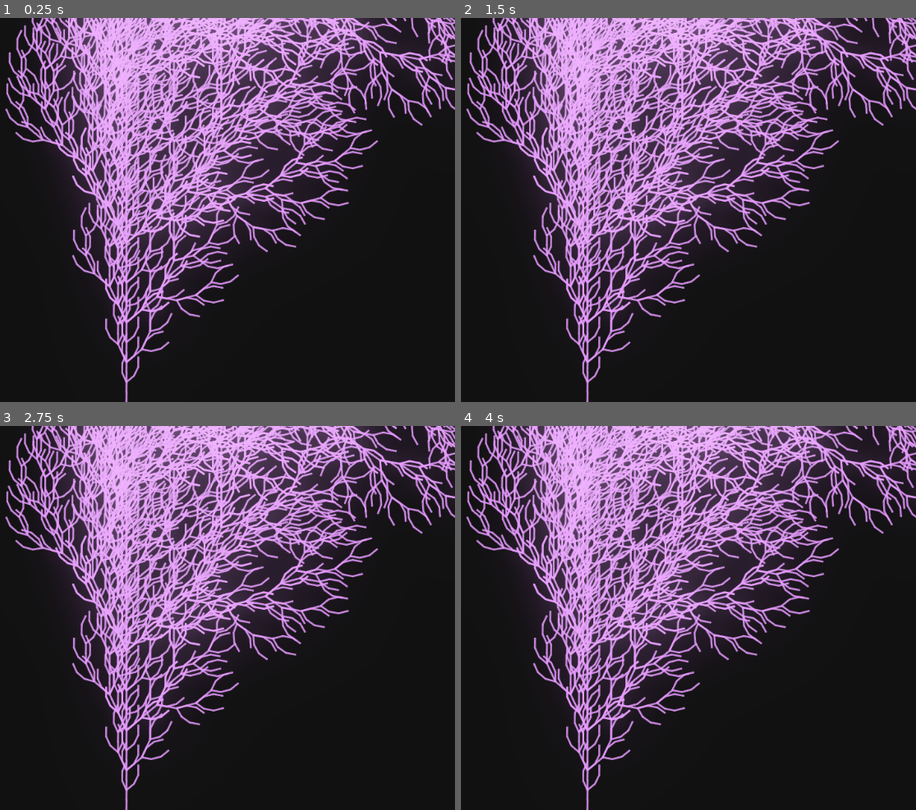
Above: before the commit, frames 1-4 (two rows, left to right).
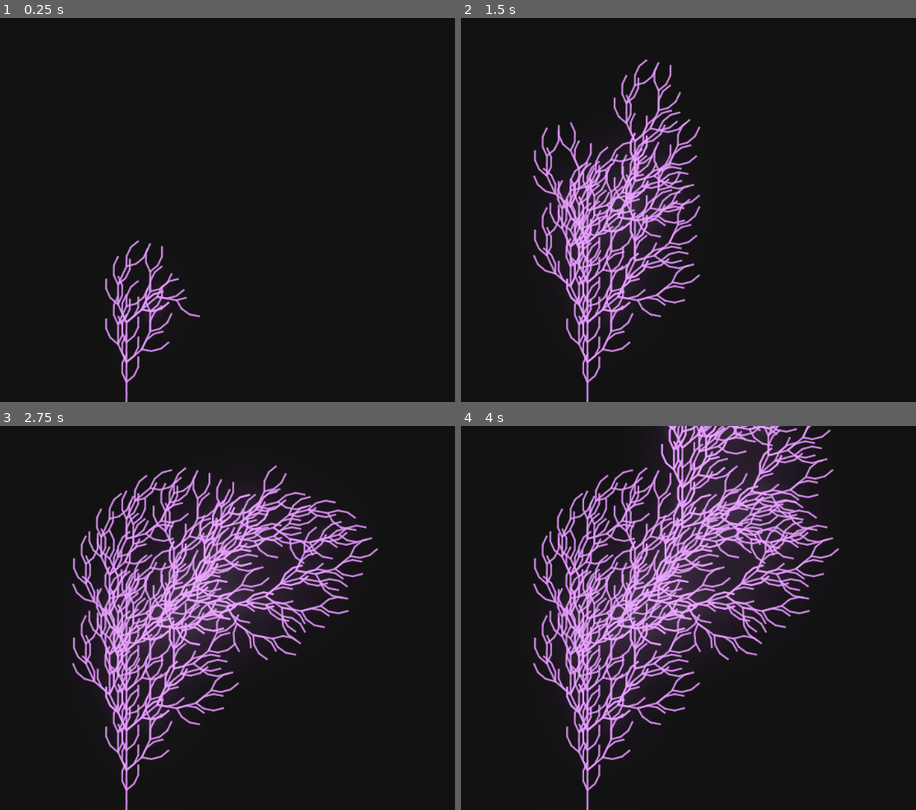
Above: after the commit, the same moments.

Repository: codatproduction/Godots-L-System
Game: Godot game, scene res://src/LSystem2D.tscn
Two runs of this game, one before a commit and one after it. Both use one fixed random seed, a clock stepped at 60 frames per second and the inputs below.
Inputs:
- Up to frame 1 (0.25 s): no input
- Up to frame 2 (1.5 s): no input
- Up to frame 3 (2.75 s): no input
- Up to frame 4 (4 s): no input

The runs differ from the first frame. In frame 1, 41% of the frame differs, in the area x 1-100%, y 0-79%; in frame 2, 33%; in frame 3, 23%; in frame 4, 20%.

Commit message:
clean up and adding type hints

Diff:
--- a/src/LSystem2D.gd
+++ b/src/LSystem2D.gd
@@ -1,13 +1,11 @@
 extends Node2D
 
+export(int) var lines_per_frame := 10
+onready var line_container: Line2D = $LineContainer
+var lines := []
 
-onready var line_container = $LineContainer
-var lines = []
 
-func _ready():
-
-	yield(get_tree(), "idle_frame")
-	yield(get_tree(), "idle_frame")
+func _ready() -> void:
 	var center = Vector2(get_viewport_rect().end.x / 2, get_viewport_rect().end.y / 2)
 	var bottom_center = Vector2(get_viewport_rect().end.x / 2, get_viewport_rect().end.y)
 	var bottom_right = Vector2(get_viewport_rect().end.x / 3 * 2, get_viewport_rect().end.y)
@@ -18,33 +16,30 @@
 	#lines = generate(bottom_center, 7, 0.57, Color(0.2, 0.7, 1.0, 0.6), 1.0, FractalPlant.new())
 
 
-
-func _process(delta):
-
+func _process(_delta: float) -> void:
 	if lines.empty():
 		return
-	var lines_per_frame = 100000
-	for index in lines_per_frame:
+
+	for _index in lines_per_frame:
 		line_container.add_child(lines.pop_front())
 		if lines.empty():
 			break
 
 
-func generate(start_position, iterations, length_reduction, color, width, rule):
+func generate(start_position: Vector2, iterations: int, length_reduction: float, color: Color, width: float, rule: Rule) -> Array:
 	var length = -200
-	var arrangement = rule.axiom
-	for i in iterations:
+	var arrangement: String = rule.axiom
+	for _index in iterations:
 		length *= length_reduction
-		var new_arrangement = ""
+		var new_arrangement := ""
 		for character in arrangement:
 			new_arrangement += rule.get_character(character)
 		arrangement = new_arrangement
 
-
-	var lines = []
+	var new_lines := []
 	var from = start_position
-	var rot = 0
-	var cache_queue = []
+	var rot := 0
+	var cache_queue := []
 	for index in arrangement:
 		match rule.get_action(index):
 			"draw_forward":
@@ -55,7 +50,7 @@
 				line.antialiased = true
 				line.add_point(from)
 				line.add_point(to)
-				lines.push_back(line)
+				new_lines.push_back(line)
 				from = to
 			"rotate_right":
 				rot += rule.angle
@@ -67,96 +62,86 @@
 				var cached_data = cache_queue.pop_back()
 				from = cached_data[0]
 				rot = cached_data[1]
-	return lines
+
+	return new_lines
 
 
 class Rule:
-	var axiom
-	var rules = {}
-	var actions = {}
-	var angle
+	var axiom: String
+	var angle: int
+	var rules := {}
+	var actions := {}
 
-	func get_character(character):
-		if rules.has(character):
-			return rules.get(character)
-		return character
+	func get_character(character: String) -> String:
+		return rules.get(character, character)
 
-	func get_action(character):
+	func get_action(character: String) -> String:
 		return actions.get(character)
 
+
 class FractalTree extends Rule:
-
-	func _init():
+	func _init() -> void:
 		self.axiom = "F"
 		self.angle = 25
 		self.rules = {
-			"F" : "FF+[+F-F-F]-[-F+F+F]",
+			"F": "FF+[+F-F-F]-[-F+F+F]"
 		}
 		self.actions = {
-			"F" : "draw_forward",
-			"+" : "rotate_right",
-			"-" : "rotate_left",
-			"[" : "store",
-			"]" : "load"
+			"F": "draw_forward",
+			"+": "rotate_right",
+			"-": "rotate_left",
+			"[": "store",
+			"]": "load"
 		}
 
+
 class DragonCurve extends Rule:
-	func _init():
+	func _init() -> void:
 		self.axiom = "FX"
 		self.angle = 90
 		self.rules = {
-			"X" : "X+YF+",
-			"Y" : "-FX-Y"
+			"X": "X+YF+",
+			"Y": "-FX-Y"
+		}
+		self.actions = {
+			"F": "draw_forward",
+			"+": "rotate_right",
+			"-": "rotate_left"
+		}
+		actions = {
+			"A": "draw_line",
+			"B": "rotate_random"
 		}
 
 
-
-
-		self.actions = {
-			"F" : "draw_forward",
-			"+" : "rotate_right",
-			"-" : "rotate_left"
-		}
-
-
-
-		actions = {
-			"A" : "draw_line",
-			"B" : "rotate_random"
-		}
-
-
-
-
-
 class SierpinskiTriangle extends Rule:
-	func _init():
+	func _init() -> void:
 		self.axiom = "F-G-G"
 		self.angle = 120
 		self.rules = {
-			"F" : "F-G+F+G-F",
-			"G" : "GG"
+			"F": "F-G+F+G-F",
+			"G": "GG"
 		}
 		self.actions = {
-			"F" : "draw_forward",
-			"G" : "draw_forward",
-			"+" : "rotate_right",
-			"-" : "rotate_left"
+			"F": "draw_forward",
+			"G": "draw_forward",
+			"+": "rotate_right",
+			"-": "rotate_left"
 		}
 
 
 class FractalPlant extends Rule:
-	func _init():
+	func _init() -> void:
 		self.axiom = "X"
 		self.angle = 25
 		self.rules = {
-			"X" : "F+[[X]-X]-F[-FX]+X",
-			"F" : "FF"
+			"X": "F+[[X]-X]-F[-FX]+X",
+			"F": "FF"
 		}
 		self.actions = {
-			"F" : "draw_forward",
-			"+" : "rotate_right",
-			"-" : "rotate_left",
-			"[" : "store",
-			"]" : "load"
+			"F": "draw_forward",
+			"+": "rotate_right",
+			"-": "rotate_left",
+			"[": "store",
+			"]": "load"
 		}
